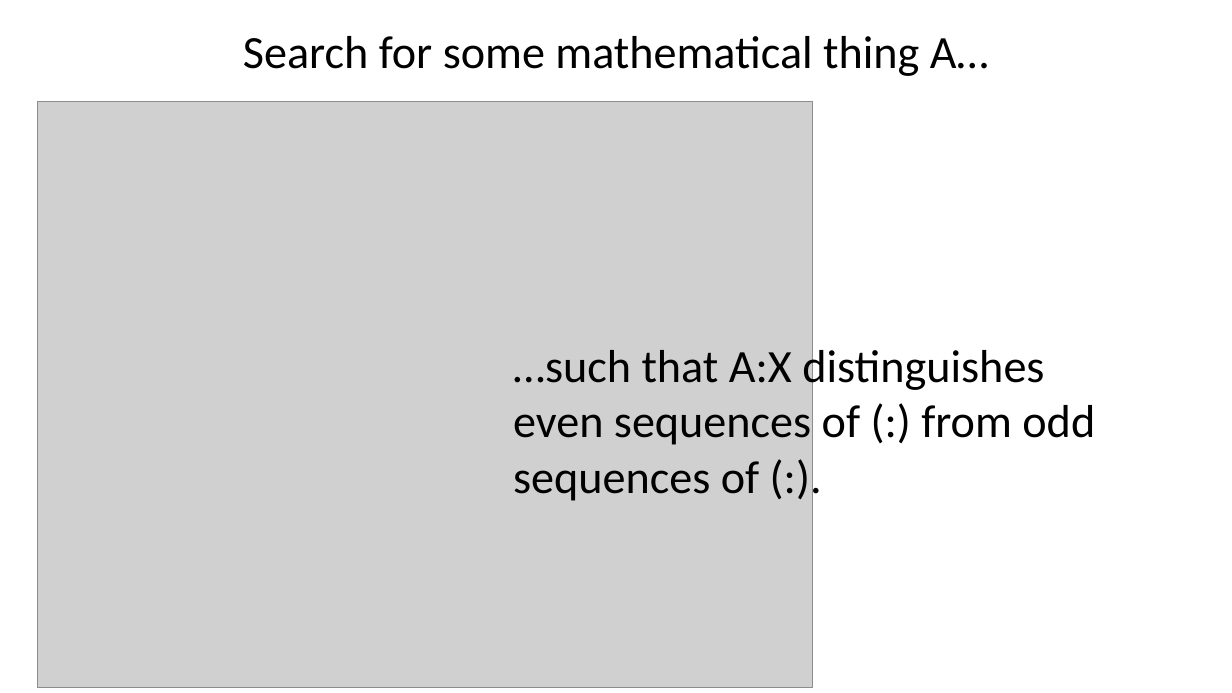
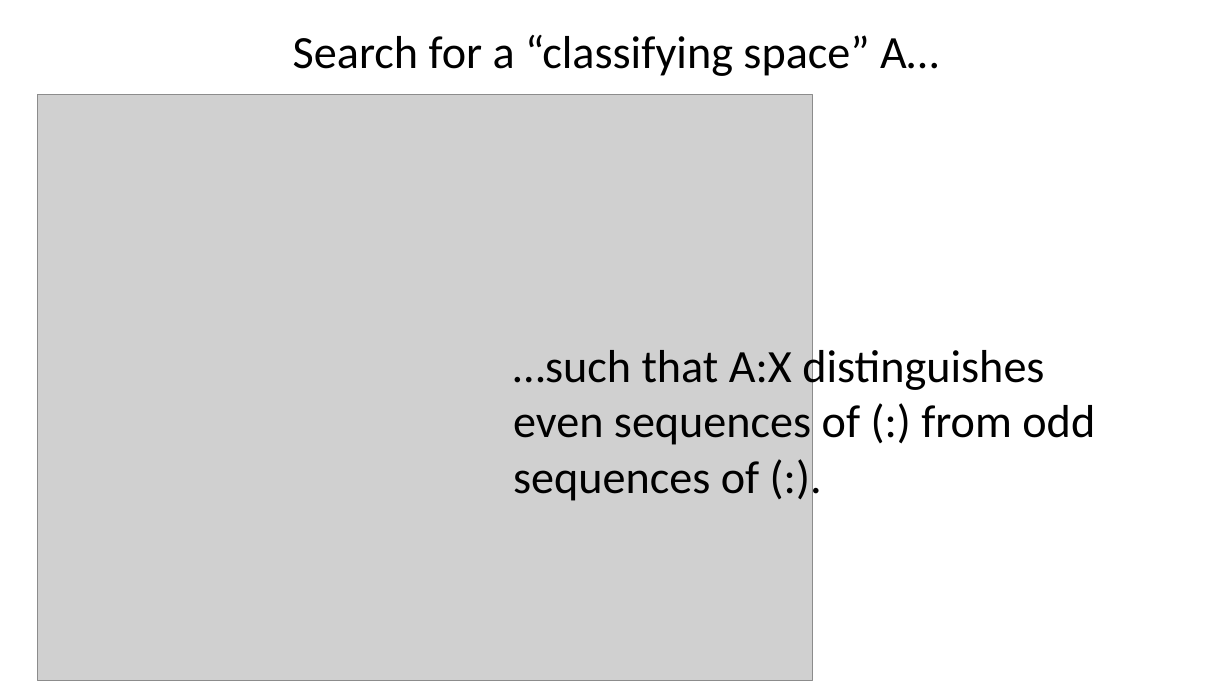
Before and after one commit to Saul-Youssef/coda, a slide deck: slide 29 of doc/talk/coda.pptx (slide 28 before the commit). Drawn at 1232x693 pixels with LibreOffice and Linux fonts; fonts in the diff are those of the drawing; grey boxes stand for pictures. Boxes give left, top, right and bottom in pixels: in the first picture for what was removed or moved away, otherwise in the second. Text is boxed around its words. In the diff, an @@ line names an element or a change of style, - is before the commit and + after.

```diff
--- a/doc/talk/coda.pptx
+++ b/doc/talk/coda.pptx
@@ text at [293, 35, 939, 76]: text changed @@
-Search for some mathematical thing A…
+Search for a “classifying space” A…
@@ picture: place and size @@
-picture at [37, 101, 812, 688]
+picture at [37, 94, 812, 681]
```
Also in this commit, not shown: 10 other slides changed, 5 slides added, 5 slides removed, 1 other file.
